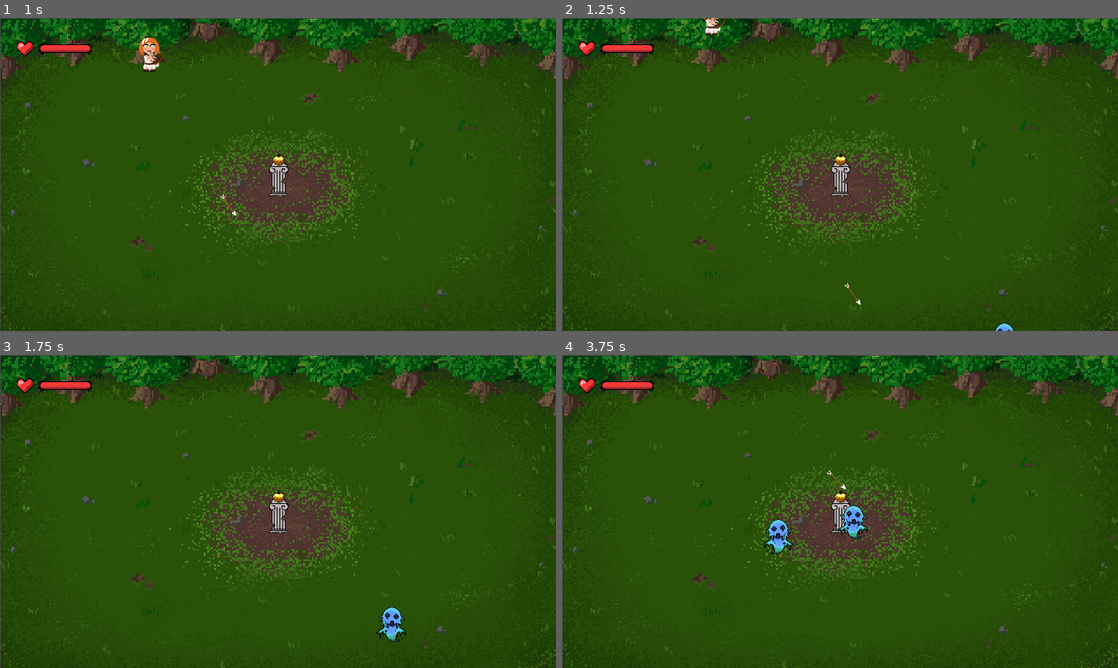
Above: before the commit, frames 1-4 (two rows, left to right).
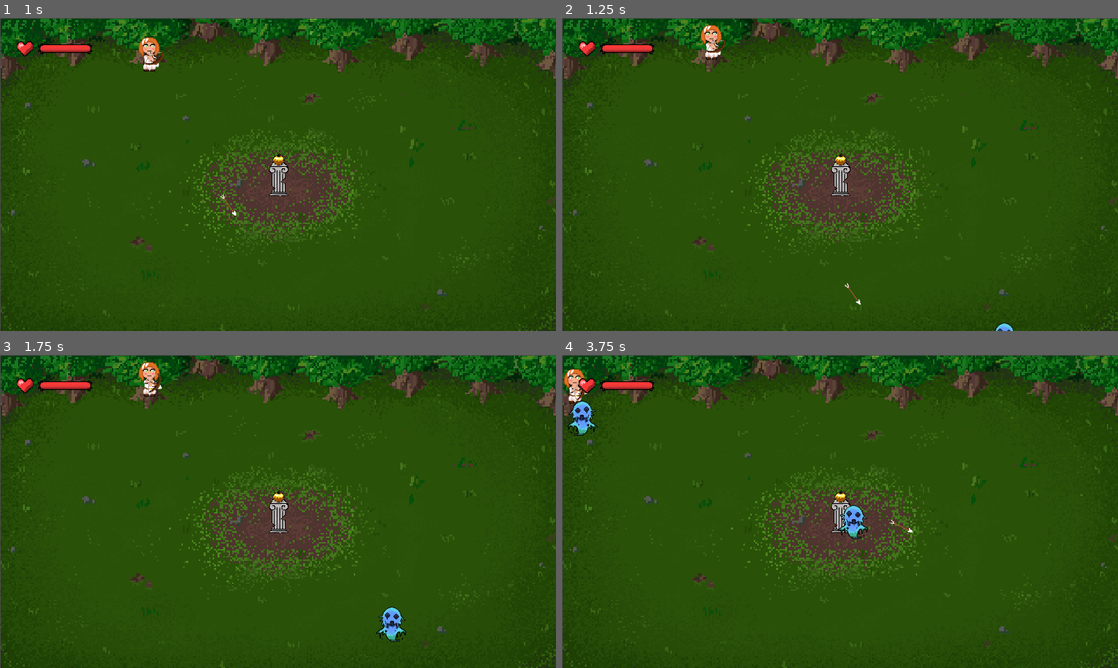
Above: after the commit, the same moments.

Repository: moisesjbc/atalanta-golden-odyssey
Game: Godot game, scene res://gameplay/main_stable/main_stable.tscn
Same seed, same stepped clock (60 frames per second), same inputs: the game is played once before the commit and once after it. The engine's default icon, where the game draws it, is replaced by a stand-in: a white triangle on a blue panel in a dark square.
Inputs (mouse positions are in pixels of both pictures, inside the frame that each line leads up to):
- Up to frame 1 (1 s): tap Enter at 0.5 s; move the mouse to (250, 237) at 0.52 s; hold Up (ui_up) from 0.53 s (still down); click (250, 237) at 0.67 s
- Up to frame 2 (1.25 s): keep holding Up (ui_up)
- Up to frame 3 (1.75 s): keep holding Up (ui_up); move the mouse to (444, 558) at 1.27 s
- Up to frame 4 (3.75 s): move the mouse to (673, 464) at 2.02 s; release Up (ui_up) at 2.03 s; hold Left (ui_left) 2.03-3.53 s; move the mouse to (867, 511) at 2.77 s; click (867, 511) at 2.92 s; move the mouse to (756, 433) at 3.52 s; hold Down (ui_down) from 3.53 s (still down)

Frame 1 is identical in both runs. In frame 2, 0.4% of the frame differs, in the area x 24-30%, y 0-14%; in frame 3, 0.3%; in frame 4, 1.1%, in the area x 0-64%, y 4-64%.

Commit message:
Add walls (again)

Diff:
--- a/godot-project/gameplay/main_stable/main_stable.tscn
+++ b/godot-project/gameplay/main_stable/main_stable.tscn
@@ -6,6 +6,7 @@
 [ext_resource path="res://gameplay/main/BACKGROUND.png" type="Texture" id=4]
 [ext_resource path="res://gameplay/enemy_manager/enemy_manager.tscn" type="PackedScene" id=5]
 [ext_resource path="res://gui/gui/gui.tscn" type="PackedScene" id=6]
+[ext_resource path="res://gameplay/wall/wall.tscn" type="PackedScene" id=7]
 
 [node name="main_stable" type="Node2D"]
 script = ExtResource( 1 )
@@ -27,6 +28,19 @@
 
 [node name="walls" type="Node2D" parent="."]
 
+[node name="top_wall" parent="walls" instance=ExtResource( 7 )]
+
+[node name="left_wall" parent="walls" instance=ExtResource( 7 )]
+position = Vector2( 0, -320 )
+rotation = 1.5708
+
+[node name="right_wall" parent="walls" instance=ExtResource( 7 )]
+position = Vector2( 1908, -320 )
+rotation = 1.5708
+
+[node name="bot_wall" parent="walls" instance=ExtResource( 7 )]
+position = Vector2( 0, 1096 )
+
 [node name="enemy_manager" parent="." instance=ExtResource( 5 )]
 
 [node name="gui" parent="." instance=ExtResource( 6 )]
--- a/godot-project/gameplay/wall/wall.tscn
+++ b/godot-project/gameplay/wall/wall.tscn
@@ -9,6 +9,7 @@
 collision_layer = 16
 
 [node name="sprite" type="Sprite" parent="."]
+visible = false
 position = Vector2( 950.5, 0 )
 scale = Vector2( 30.7031, 1 )
 texture = ExtResource( 1 )
Not shown: 1 places in godot-project/gameplay/main_stable/main_stable.tscn that only renumber resources
